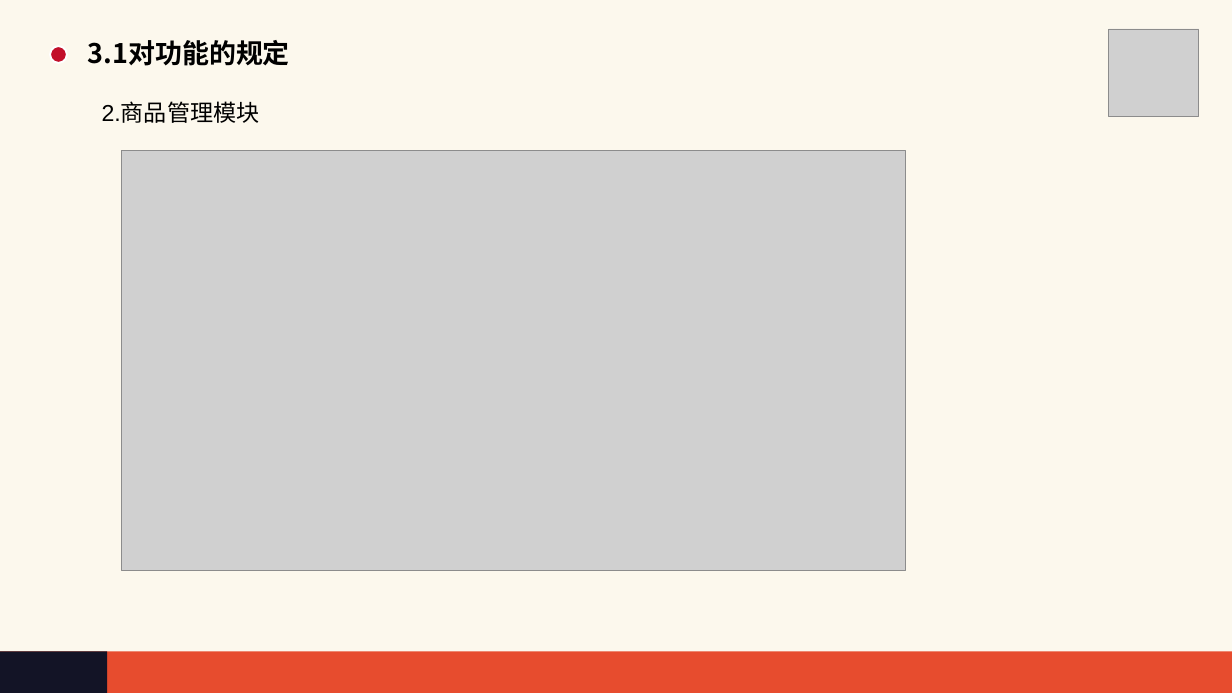
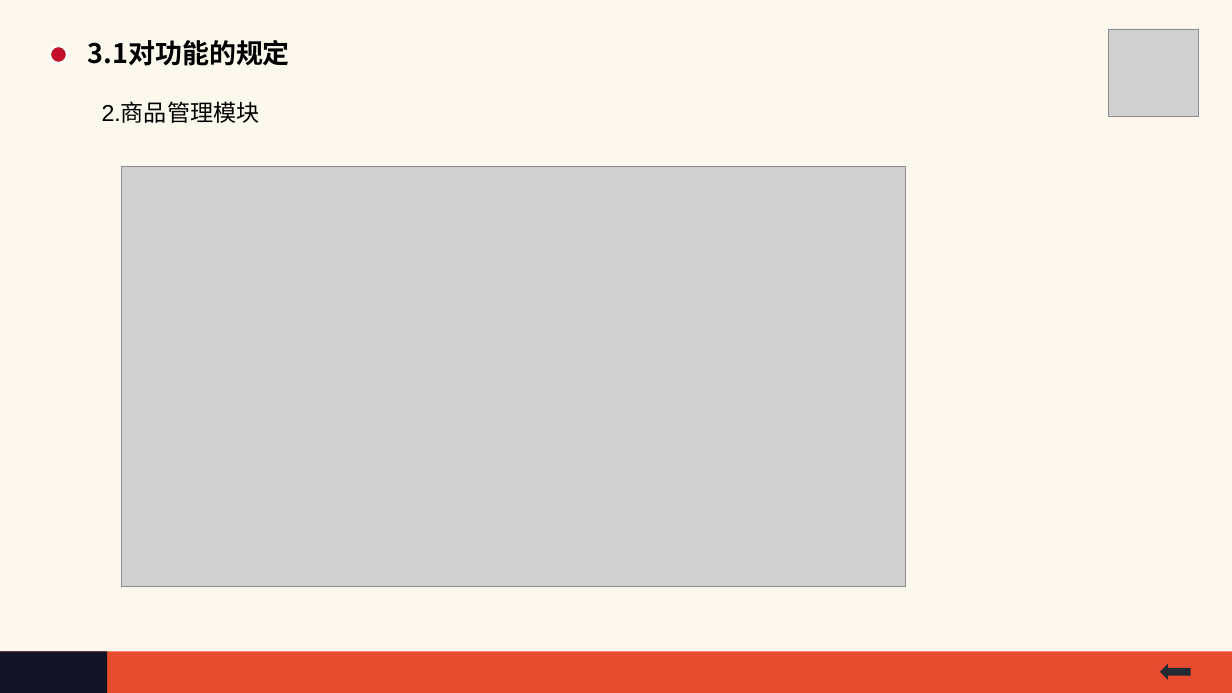
Before and after one commit to HOLMEScdk/SE2017G03, a slide deck: slide 30 of nov_3/SE2017G03软件需求说明v0.2.ppt (slide 29 before the commit). Drawn at 1232x693 pixels with LibreOffice and Linux fonts; fonts in the diff are those of the drawing; grey boxes stand for pictures. Boxes give left, top, right and bottom in pixels: in the first picture for what was removed or moved away, otherwise in the second. Text is boxed around its words. In the diff, an @@ line names an element or a change of style, - is before the commit and + after.

```diff
--- a/nov_3/SE2017G03软件需求说明v0.2.ppt
+++ b/nov_3/SE2017G03软件需求说明v0.2.ppt
@@ picture moved from (x1=122, y1=151, x2=905, y2=571) to (x1=122, y1=166, x2=905, y2=586) @@
@@ right arrow added at (x1=1160, y1=664, x2=1190, y2=680), fill #222A35 @@
```
Also in this commit, not shown: 22 other slides changed, 2 slides added, 3 other files.
